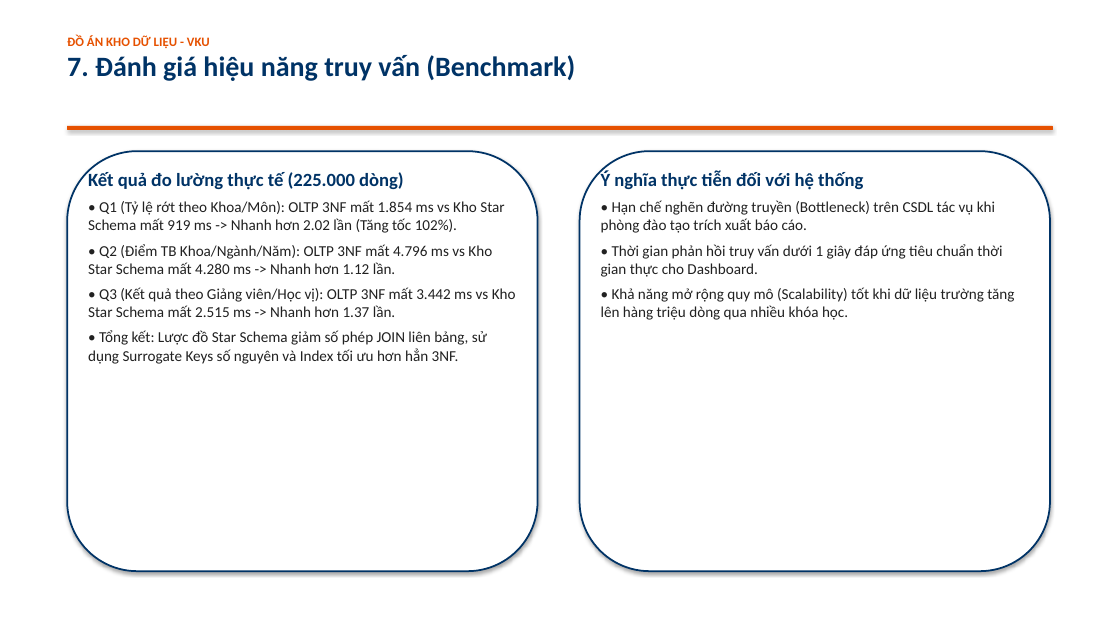
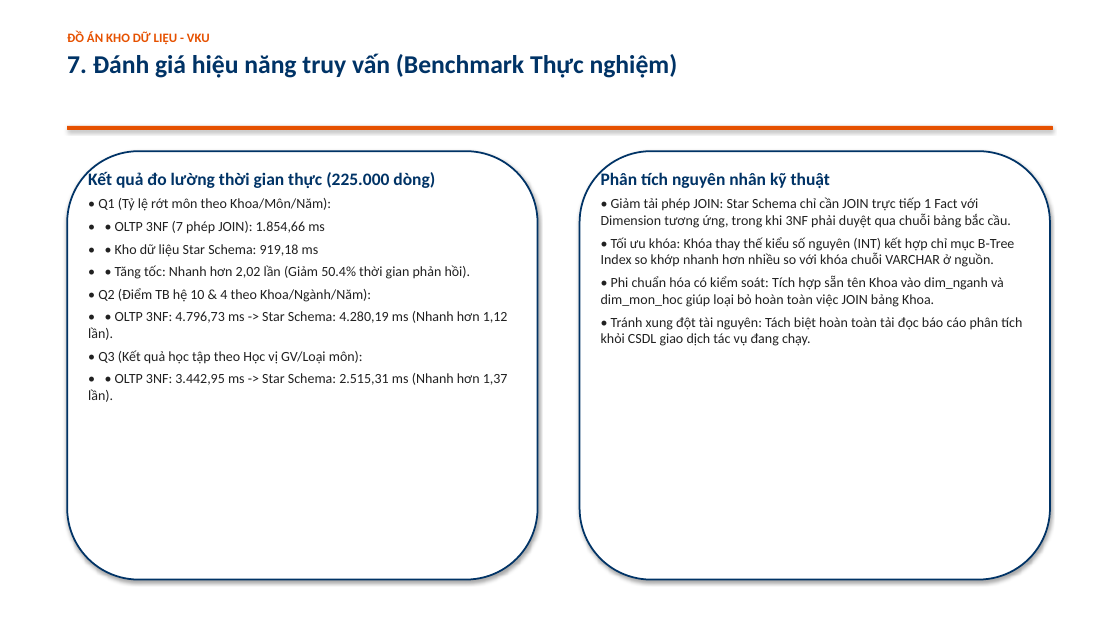
Before and after one commit to Hoang-tap-lap-trinh/Kho_du_lieu, a slide deck: slide 8 of docs/Slide_Thuyet_Trinh_Kho_du_lieu.pptx. Drawn at 1120x630 pixels with LibreOffice and Linux fonts; fonts in the diff are those of the drawing. Boxes give left, top, right and bottom in pixels: in the first picture for what was removed or moved away, otherwise in the second. Text is boxed around its words. In the diff, an @@ line names an element or a change of style, - is before the commit and + after.

```diff
--- a/docs/Slide_Thuyet_Trinh_Kho_du_lieu.pptx
+++ b/docs/Slide_Thuyet_Trinh_Kho_du_lieu.pptx
@@ text at (x1=67, y1=53, x2=678, y2=78): text changed; size 24 to 22 pt @@
-7. Đánh giá hiệu năng truy vấn (Benchmark)
+7. Đánh giá hiệu năng truy vấn (Benchmark Thực nghiệm)
@@ rounded rectangle resized from (x1=67, y1=151, x2=538, y2=571) to (x1=67, y1=151, x2=538, y2=580) @@
@@ text at (x1=88, y1=171, x2=508, y2=402): text changed; size 13 to 12 pt @@
-Kết quả đo lường thực tế (225.000 dòng)
-• Q1 (Tỷ lệ rớt theo Khoa/Môn): OLTP 3NF mất 1.854 ms vs Kho Star Schema mất 919 ms -> Nhanh hơn 2.02 lần (Tăng tốc 102%).
-• Q2 (Điểm TB Khoa/Ngành/Năm): OLTP 3NF mất 4.796 ms vs Kho Star Schema mất 4.280 ms -> Nhanh hơn 1.12 lần.
-• Q3 (Kết quả theo Giảng viên/Học vị): OLTP 3NF mất 3.442 ms vs Kho Star Schema mất 2.515 ms -> Nhanh hơn 1.37 lần.
-• Tổng kết: Lược đồ Star Schema giảm số phép JOIN liên bảng, sử dụng Surrogate Keys số nguyên và Index tối ưu hơn hẳn 3NF.
+Kết quả đo lường thời gian thực (225.000 dòng)
+• Q1 (Tỷ lệ rớt môn theo Khoa/Môn/Năm):
+• • OLTP 3NF (7 phép JOIN): 1.854,66 ms
+• • Kho dữ liệu Star Schema: 919,18 ms
+• • Tăng tốc: Nhanh hơn 2,02 lần (Giảm 50.4% thời gian phản hồi).
+• Q2 (Điểm TB hệ 10 & 4 theo Khoa/Ngành/Năm):
+• • OLTP 3NF: 4.796,73 ms -> Star Schema: 4.280,19 ms (Nhanh hơn 1,12 lần).
+• Q3 (Kết quả học tập theo Học vị GV/Loại môn):
+• • OLTP 3NF: 3.442,95 ms -> Star Schema: 2.515,31 ms (Nhanh hơn 1,37 lần).
@@ rounded rectangle resized from (x1=580, y1=151, x2=1050, y2=571) to (x1=580, y1=151, x2=1050, y2=580) @@
@@ text at (x1=601, y1=171, x2=1022, y2=346): text changed; size 13 to 12 pt @@
-Ý nghĩa thực tiễn đối với hệ thống
-• Hạn chế nghẽn đường truyền (Bottleneck) trên CSDL tác vụ khi phòng đào tạo trích xuất báo cáo.
-• Thời gian phản hồi truy vấn dưới 1 giây đáp ứng tiêu chuẩn thời gian thực cho Dashboard.
-• Khả năng mở rộng quy mô (Scalability) tốt khi dữ liệu trường tăng lên hàng triệu dòng qua nhiều khóa học.
+Phân tích nguyên nhân kỹ thuật
+• Giảm tải phép JOIN: Star Schema chỉ cần JOIN trực tiếp 1 Fact với Dimension tương ứng, trong khi 3NF phải duyệt qua chuỗi bảng bắc cầu.
+• Tối ưu khóa: Khóa thay thế kiểu số nguyên (INT) kết hợp chỉ mục B-Tree Index so khớp nhanh hơn nhiều so với khóa chuỗi VARCHAR ở nguồn.
+• Phi chuẩn hóa có kiểm soát: Tích hợp sẵn tên Khoa vào dim_nganh và dim_mon_hoc giúp loại bỏ hoàn toàn việc JOIN bảng Khoa.
+• Tránh xung đột tài nguyên: Tách biệt hoàn toàn tải đọc báo cáo phân tích khỏi CSDL giao dịch tác vụ đang chạy.
```
Also in this commit, not shown: 12 other slides changed, 9 other files.
